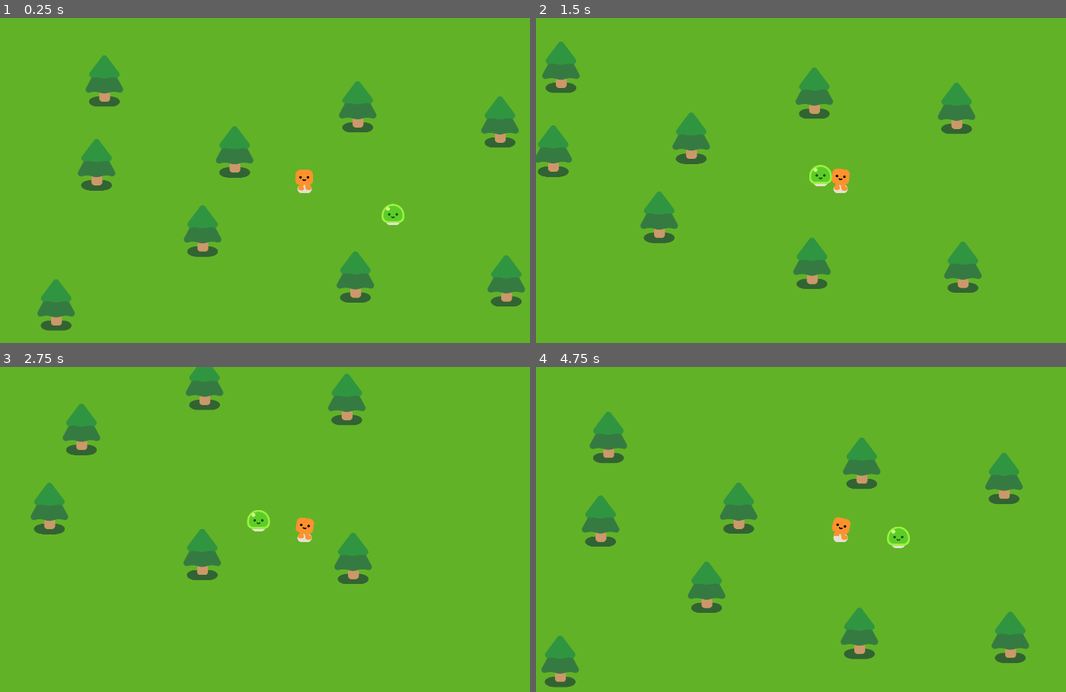
Above: before the commit, frames 1-4 (two rows, left to right).
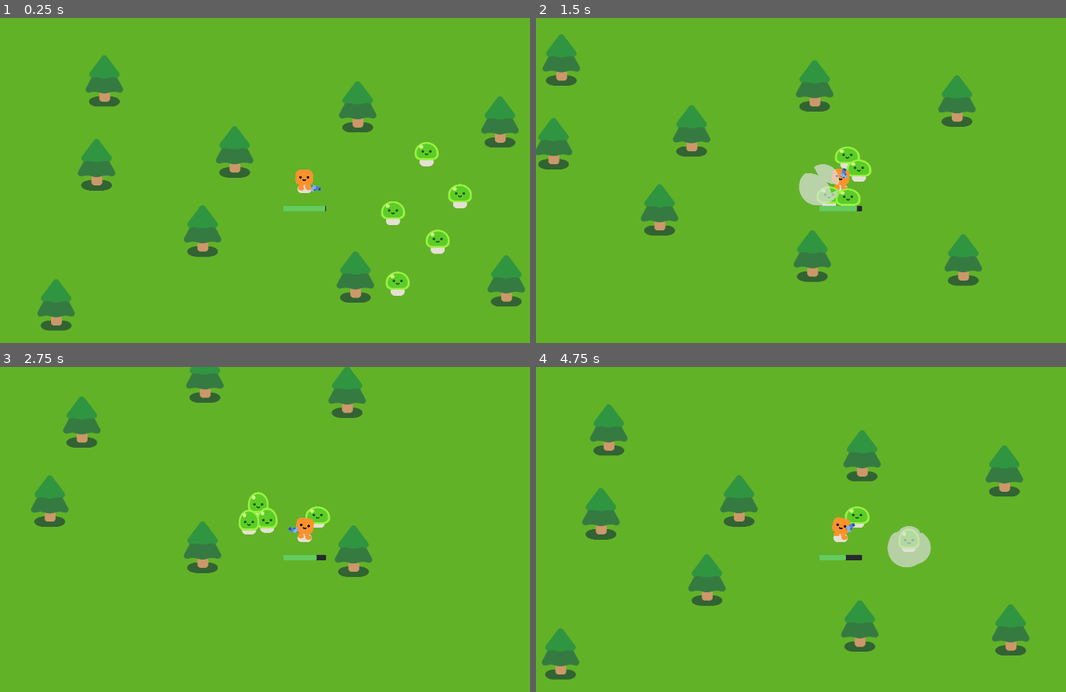
Above: after the commit, the same moments.

Repository: ferr-ffk/vampire-survivor
Game: Godot game, scene res://scenes/survivor.tscn
The game is run twice, just before and just after one commit, with the same random seed, the same clock (stepped at 60 frames per second) and the same inputs.
Inputs:
- Up to frame 1 (0.25 s): no input
- Up to frame 2 (1.5 s): hold D (move_right) 0.53-1.28 s; hold S (move_down) from 1.28 s (still down)
- Up to frame 3 (2.75 s): release S (move_down) at 2.03 s; hold D (move_right) from 2.03 s (still down)
- Up to frame 4 (4.75 s): release D (move_right) at 2.78 s; hold W (move_up) 2.78-3.53 s; hold A (move_left) from 3.53 s (still down)

The runs differ from the first frame. In frame 1, 1.4% of the frame differs, in the area x 53-90%, y 38-86%; in frame 2, 6.6%; in frame 3, 4.6%; in frame 4, 6.9%, in the area x 1-94%, y 11-99%.

Commit message:
Criação de vida e dano para personagens

Diff:
--- a/assets/mobs/slime/slime.gd
+++ b/assets/mobs/slime/slime.gd
@@ -1,9 +1,14 @@
 extends CharacterBody2D
+
+var health = 3
 
 const VELOCIDADE = 300.0
 
 @onready var character = %Slime
 @onready var player = get_node("/root/Game/Player")
+
+func _ready():
+	character.play_walk()
 
 func _physics_process(delta):
 	var direction = global_position.direction_to(player.global_position)
@@ -11,3 +16,18 @@
 	velocity = direction * VELOCIDADE
 
 	move_and_slide()
+
+func take_damage():
+	health -= 1
+
+	if health == 0:
+		const EXPLOSAO_CENA = preload("res://smoke_explosion/smoke_explosion.tscn")
+
+		var explosao = EXPLOSAO_CENA.instantiate()
+
+		get_parent().add_child(explosao)
+		explosao.global_position = global_position
+
+		queue_free()
+
+	character.play_hurt()
--- a/assets/mobs/slime/slime.tscn
+++ b/assets/mobs/slime/slime.tscn
@@ -7,6 +7,8 @@
 radius = 41.0
 
 [node name="Slime" type="CharacterBody2D"]
+collision_layer = 2
+collision_mask = 3
 script = ExtResource("1_r4gem")
 
 [node name="Slime" parent="." instance=ExtResource("1_5vnmk")]
--- /dev/null
+++ b/assets/weapons/bullets/bullet.gd
@@ -0,0 +1,23 @@
+extends Area2D
+
+const VELOCIDADE = 1200.0
+const ALCANCE = 1000
+var distancia = 0
+
+func _physics_process(delta):
+	# obtem a rotação do area2d que automaticamente segue o mob
+	var direction = Vector2.RIGHT.rotated(self.rotation)
+
+	# como o area2d não possui move_and_slide(), temos que usar o delta explicitamente
+	position += direction * VELOCIDADE * delta
+
+	distancia += VELOCIDADE * delta
+
+	if distancia >= ALCANCE:
+		queue_free()
+
+func _on_body_entered(body):
+	queue_free()
+
+	if body.has_method("take_damage"):
+		body.take_damage()
--- /dev/null
+++ b/assets/weapons/bullets/bullet.tscn
@@ -0,0 +1,22 @@
+[gd_scene load_steps=4 format=3 uid="uid://bppcvk2pe3kc8"]
+
+[ext_resource type="Texture2D" uid="uid://dftkbqwsfd68r" path="res://pistol/projectile.png" id="1_lmlc8"]
+[ext_resource type="Script" path="res://assets/weapons/bullets/bullet.gd" id="1_r8ryv"]
+
+[sub_resource type="CircleShape2D" id="CircleShape2D_t1ker"]
+radius = 16.0312
+
+[node name="Bullet" type="Area2D"]
+top_level = true
+collision_layer = 0
+collision_mask = 3
+script = ExtResource("1_r8ryv")
+
+[node name="Projectile" type="Sprite2D" parent="."]
+position = Vector2(-11, -1)
+texture = ExtResource("1_lmlc8")
+
+[node name="CollisionShape2D" type="CollisionShape2D" parent="."]
+shape = SubResource("CircleShape2D_t1ker")
+
+[connection signal="body_entered" from="." to="." method="_on_body_entered"]
--- /dev/null
+++ b/assets/weapons/pistol.gd
@@ -0,0 +1,26 @@
+extends Area2D
+
+
+func _physics_process(delta):
+	var inimigos = get_overlapping_bodies()
+
+	if inimigos.size() > 0:
+		# seleciona o inimigo mais perto
+		var inimigo_em_alvo = inimigos.front()
+
+		look_at(inimigo_em_alvo.global_position)
+
+func shoot():
+	# cria um node de bala e adiciona ao marker 'ShootingPoint' do cano da arma
+	const BALA_CENA = preload("res://assets/weapons/bullets/bullet.tscn")
+
+	var bala = BALA_CENA.instantiate()
+
+	bala.global_position = %ShootingPoint.global_position
+	bala.global_rotation = %ShootingPoint.global_rotation
+
+	%ShootingPoint.add_child(bala)
+
+
+func _on_timer_timeout():
+	shoot()
--- /dev/null
+++ b/assets/weapons/pistol.tscn
@@ -0,0 +1,33 @@
+[gd_scene load_steps=4 format=3 uid="uid://dqm05hiponili"]
+
+[ext_resource type="Script" path="res://assets/weapons/pistol.gd" id="1_cjag2"]
+[ext_resource type="Texture2D" uid="uid://cswb5do8rrj7q" path="res://pistol/pistol.png" id="1_e8rjp"]
+
+[sub_resource type="CircleShape2D" id="CircleShape2D_w8r1a"]
+radius = 152.21
+
+[node name="Pistol" type="Area2D"]
+collision_layer = 0
+collision_mask = 2
+script = ExtResource("1_cjag2")
+
+[node name="CollisionShape2D" type="CollisionShape2D" parent="."]
+scale = Vector2(4.84814, 4.84814)
+shape = SubResource("CircleShape2D_w8r1a")
+debug_color = Color(0.721569, 0.478431, 0, 0.419608)
+
+[node name="WeaponPivot" type="Marker2D" parent="."]
+
+[node name="Gun" type="Sprite2D" parent="WeaponPivot"]
+position = Vector2(88, 0)
+texture = ExtResource("1_e8rjp")
+
+[node name="ShootingPoint" type="Marker2D" parent="WeaponPivot/Gun"]
+unique_name_in_owner = true
+position = Vector2(35, -11)
+
+[node name="Timer" type="Timer" parent="."]
+wait_time = 0.4
+autostart = true
+
+[connection signal="timeout" from="Timer" to="." method="_on_timer_timeout"]
--- a/characters/happy_boo/Player.gd
+++ b/characters/happy_boo/Player.gd
@@ -1,4 +1,9 @@
 extends CharacterBody2D
+
+signal vida_zerada
+
+var vida = 100.0
+const DANO_POR_SEGUNDO = 8.0
 
 const VELOCIDADE = 500
 @onready var character = %HappyBoo
@@ -18,5 +23,14 @@
 	else:
 		character.play_idle_animation()
 
+	var mobs_em_alcance = %HurtBox.get_overlapping_bodies()
+
+	if mobs_em_alcance.size() > 0:
+		vida -= DANO_POR_SEGUNDO * mobs_em_alcance.size() * delta
+		%HealthBar.value = vida
+
+	if vida <= 0.0:
+		vida_zerada.emit()
+
 func _process(delta):
 	pass
--- a/characters/happy_boo/Player.tscn
+++ b/characters/happy_boo/Player.tscn
@@ -1,13 +1,31 @@
-[gd_scene load_steps=4 format=3 uid="uid://dbh3bybyqjcjf"]
+[gd_scene load_steps=8 format=3 uid="uid://dbh3bybyqjcjf"]
 
 [ext_resource type="Script" path="res://characters/happy_boo/Player.gd" id="1_eks7j"]
 [ext_resource type="PackedScene" uid="uid://pbmyh1qru7p" path="res://characters/happy_boo/happy_boo.tscn" id="1_ndlbd"]
+[ext_resource type="PackedScene" uid="uid://dqm05hiponili" path="res://assets/weapons/pistol.tscn" id="3_cs06x"]
 
 [sub_resource type="CircleShape2D" id="CircleShape2D_t1wof"]
 radius = 57.0088
 
+[sub_resource type="CircleShape2D" id="CircleShape2D_mdc8r"]
+radius = 41.0122
+
+[sub_resource type="StyleBoxFlat" id="StyleBoxFlat_snlr4"]
+bg_color = Color(0.152941, 0.168627, 0.188235, 1)
+corner_radius_top_left = 6
+corner_radius_top_right = 6
+corner_radius_bottom_right = 6
+corner_radius_bottom_left = 6
+
+[sub_resource type="StyleBoxFlat" id="StyleBoxFlat_oei4a"]
+bg_color = Color(0.388235, 0.8, 0.372549, 1)
+border_color = Color(0.8, 0.8, 0.8, 0.172549)
+corner_radius_top_left = 6
+corner_radius_top_right = 6
+corner_radius_bottom_right = 6
+corner_radius_bottom_left = 6
+
 [node name="Player" type="CharacterBody2D"]
-position = Vector2(672, 408)
 script = ExtResource("1_eks7j")
 
 [node name="HappyBoo" parent="." instance=ExtResource("1_ndlbd")]
@@ -20,3 +38,27 @@
 [node name="Camera2D" type="Camera2D" parent="."]
 zoom = Vector2(0.63, 0.63)
 limit_smoothed = true
+
+[node name="Pistol" parent="." instance=ExtResource("3_cs06x")]
+position = Vector2(0, -20)
+scale = Vector2(0.648497, 0.648497)
+metadata/_edit_lock_ = true
+
+[node name="HurtBox" type="Area2D" parent="."]
+unique_name_in_owner = true
+
+[node name="CollisionShape2D" type="CollisionShape2D" parent="HurtBox"]
+shape = SubResource("CircleShape2D_mdc8r")
+debug_color = Color(0.996078, 0, 0.164706, 0.419608)
+
+[node name="HealthBar" type="ProgressBar" parent="."]
+unique_name_in_owner = true
+offset_left = -102.0
+offset_top = 80.0
+offset_right = 102.0
+offset_bottom = 107.0
+theme_override_styles/background = SubResource("StyleBoxFlat_snlr4")
+theme_override_styles/fill = SubResource("StyleBoxFlat_oei4a")
+value = 100.0
+show_percentage = false
+metadata/_edit_use_anchors_ = true
--- a/scenes/survivor.tscn
+++ b/scenes/survivor.tscn
@@ -56,3 +56,15 @@
 
 [node name="Slime" parent="mobs" instance=ExtResource("3_ss0wp")]
 position = Vector2(1174, 579)
+
+[node name="Slime2" parent="mobs" instance=ExtResource("3_ss0wp")]
+position = Vector2(1384, 720)
+
+[node name="Slime3" parent="mobs" instance=ExtResource("3_ss0wp")]
+position = Vector2(1176, 944)
+
+[node name="Slime4" parent="mobs" instance=ExtResource("3_ss0wp")]
+position = Vector2(1496, 480)
+
+[node name="Slime5" parent="mobs" instance=ExtResource("3_ss0wp")]
+position = Vector2(1336, 256)
--- a/smoke_explosion/smoke_explosion.gd
+++ b/smoke_explosion/smoke_explosion.gd
@@ -1,5 +1,4 @@
 extends Node2D
-
 
 func _ready():
 	%Smoke.material.set_shader_parameter("texture_offset", Vector2(randfn(0.0, 1.0), randfn(0.0, 1.0)))
